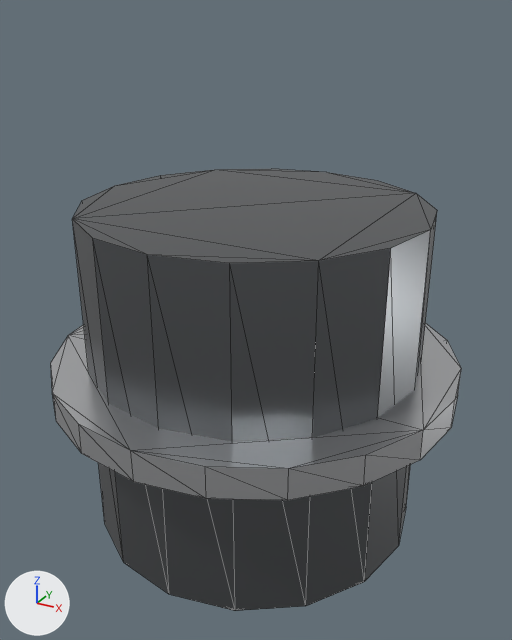
An edit to the glTF model public/models/authoring/light-downlight.glb, drawn before and after from the same camera.
Rendered twice from a 50 mm camera at (0.085, -0.1541, 0.0905) aimed at (0.0013, -0.0021, 0.0144). Every picture has the same lights, and +X, +Y and +Z are marked at lower left. The older version comes first. Mesh edges are drawn as thin lines. Where no turn or scale is listed for an object, it has been applied to the vertices. Vertices at exactly the same position are counted once.

The scene before the commit, as lines of its bpy script (objects in view):
```python
me_can_001 = bpy.data.meshes.new('Can.001')
me_can_001.from_pydata(...)  # a 16-sided cylinder along z spanning x -0.045..0.045, y -0.045..0.045, z -0.045..0.045
me_can_001.materials.append(mat_a_metaldark)  # grey #76797c
me_trim_001 = bpy.data.meshes.new('Trim.001')
me_trim_001.from_pydata(...)  # a 20-sided cylinder along z spanning x -0.055..0.055, y -0.055..0.055, z -0.004..0.004
me_trim_001.materials.append(mat_a_alum)  # light grey #dddee1
ob_can = bpy.data.objects.new('Can', me_can_001)
ob_can.location = (0.0, 0.0, 0.0)
ob_trim = bpy.data.objects.new('Trim', me_trim_001)
ob_trim.location = (0.0, 0.0, 0.0)
```
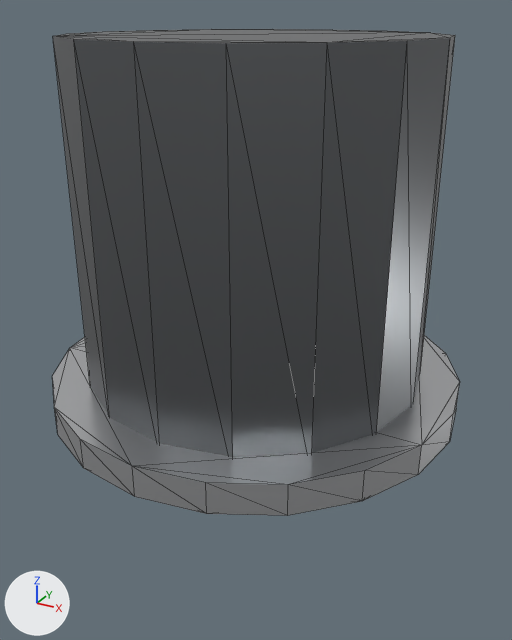
The change, as a diff of the scene's bpy script:
```diff
--- a/public/models/authoring/light-downlight.glb.py
+++ b/public/models/authoring/light-downlight.glb.py
@@ me_can_001 @@
 # used by ob_can; location = (0.0, 0.0, 0.0)
-me_can_001.from_pydata(...)  # 32 vertices, 60 faces; spans x -0.045..0.045, y -0.045..0.045, z -0.045..0.045
+me_can_001.from_pydata(...)  # 32 vertices, 60 faces; spans x -0.045..0.045, y -0.045..0.045, z -0.005..0.085
+# me_can_001 part 1: the whole mesh is moved by (0.0, 0.0, 0.04)
 me_can_001.materials.append(mat_a_metaldark)
@@ me_trim_001 @@
 # used by ob_trim; location = (0.0, 0.0, 0.0)
-me_trim_001.from_pydata(...)  # 40 vertices, 76 faces; spans x -0.055..0.055, y -0.055..0.055, z -0.004..0.004
+me_trim_001.from_pydata(...)  # 40 vertices, 76 faces; spans x -0.055..0.055, y -0.055..0.055, z -0.008..0.0
+# me_trim_001 part 2: the whole mesh is moved by (0.0, 0.0, -0.004)
 me_trim_001.materials.append(mat_a_alum)
```

Changed parts and their boxes (x1, y1, x2, y2) in the pictures (512 x 640 px):
'Can', moved
    before: (72, 169, 437, 611)
    after: (53, 29, 455, 457)
'Trim', moved
    before: (51, 323, 461, 500)
    after: (52, 335, 460, 516)
